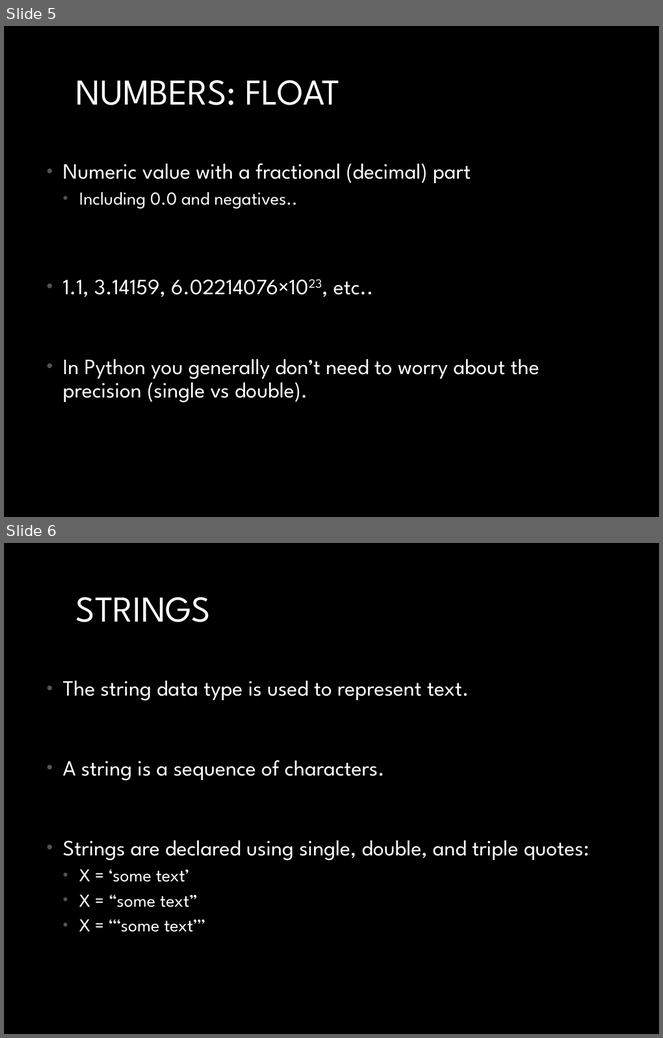
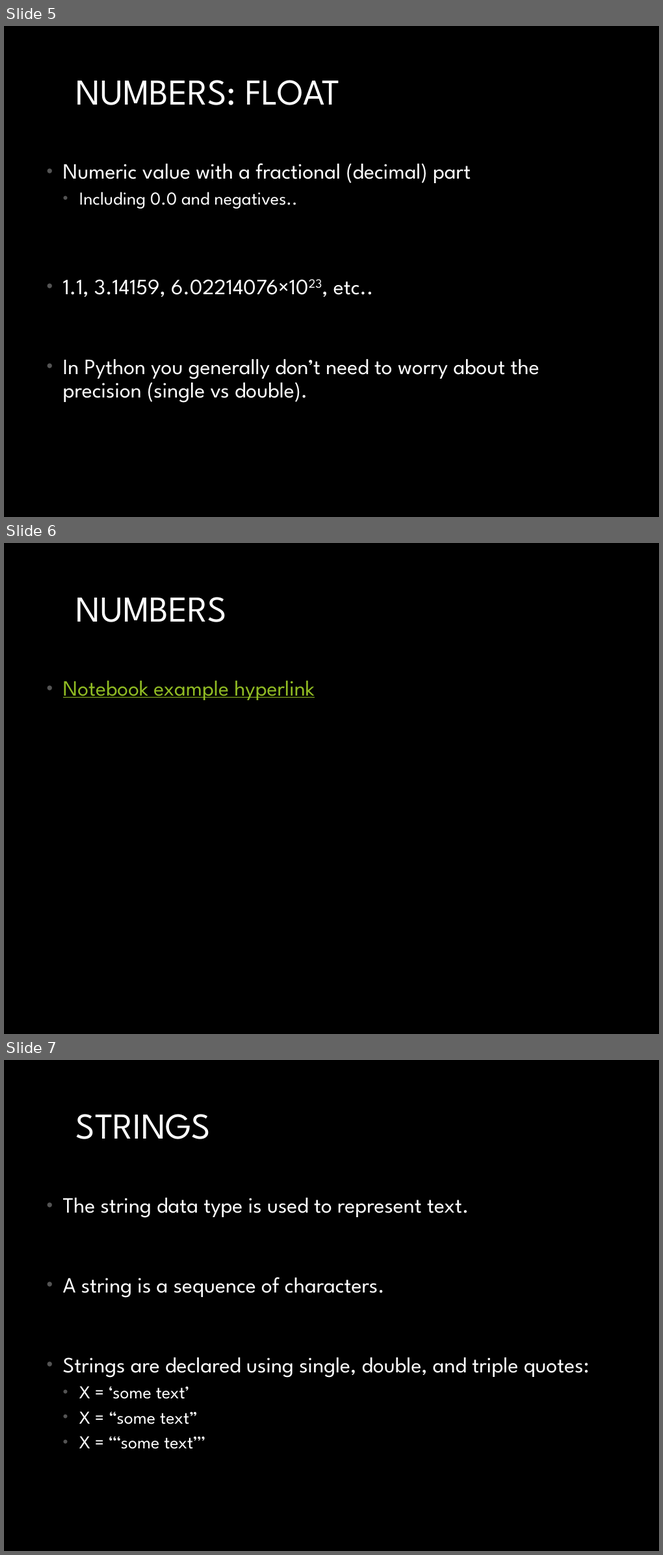
Before and after one commit to MichaelTroyer/Learning_Python_For_Fun_and_Profit, a slide deck: 3. Data Types/Python_Data_Types.pptx. Shown one above the other, each under a label of ours: slides 5 and 6 before the commit, slides 5, 6 and 7 after it. The pictures are 663x1038 and 663x1555 pixels, drawn with LibreOffice and Linux fonts; fonts in the diff are those of the drawing. Boxes give left, top, right and bottom in pixels: in the first picture for what was removed or moved away, otherwise in the second. Text is boxed around its words. In the diff, an @@ line names an element or a change of style, - is before the commit and + after.

Commit message:
added a better batch clip example

```diff
--- a/3. Data Types/Python_Data_Types.pptx
+++ b/3. Data Types/Python_Data_Types.pptx
@@ slide 6 added at box(4, 543, 659, 1034), background #000000 @@
@@ title added at box(76, 597, 227, 622), 40 pt, text #FFFFFF @@
+NUMBERS
@@ text added at box(63, 681, 315, 700), 24 pt, text #90BB23, underline @@
+• Notebook example hyperlink
@@ what was slide 6 is now slide 7 @@
```
Also in this commit, not shown: 3 other slides added, 7 other files.
